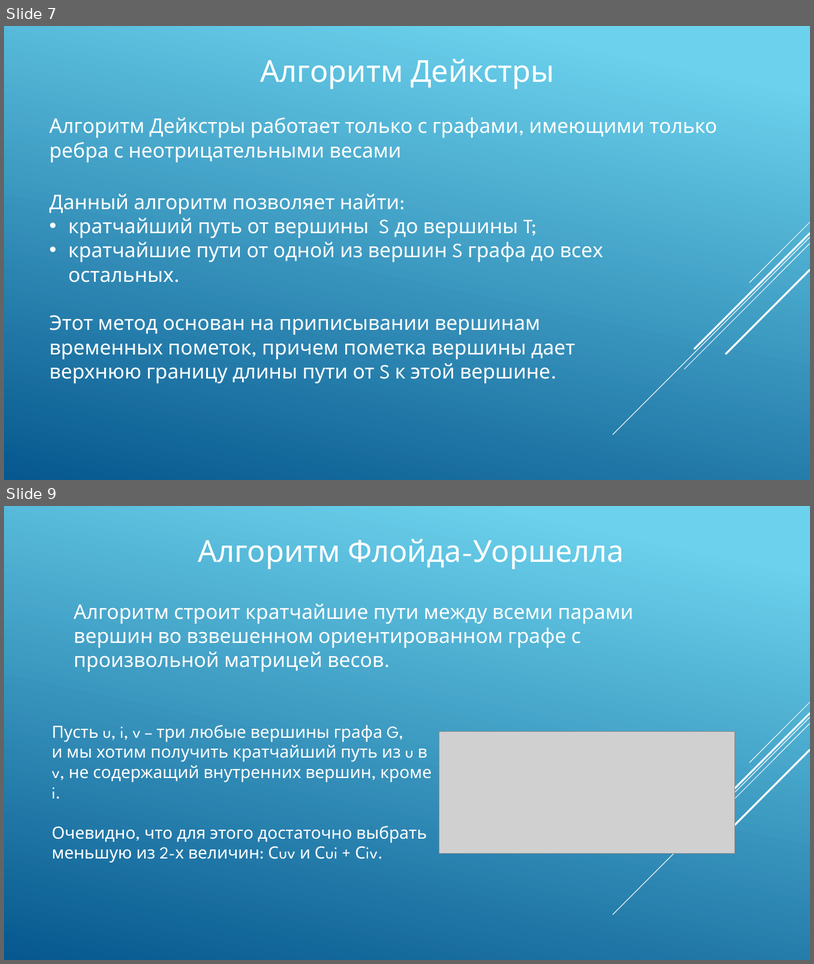
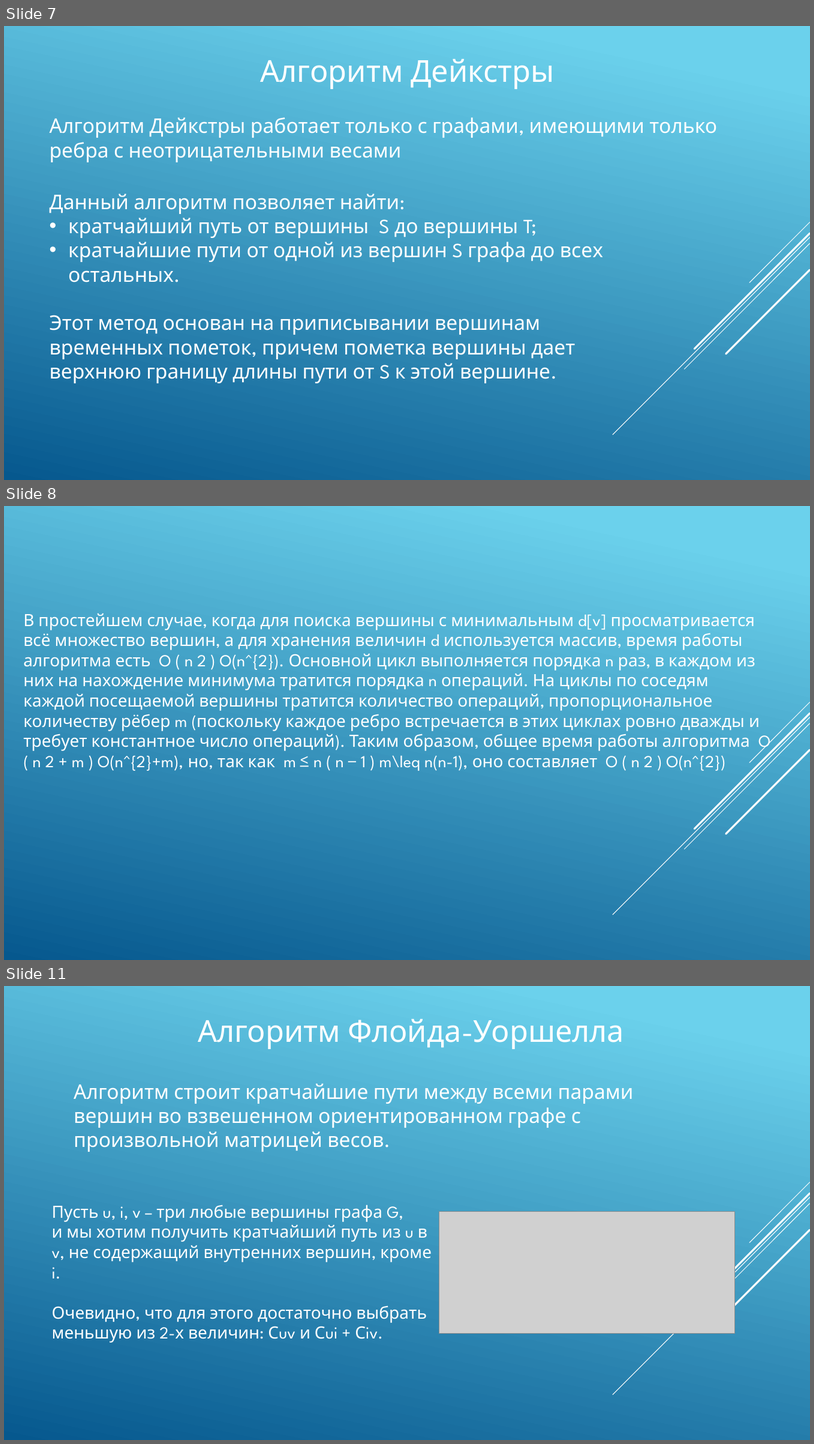
Before and after one commit to BelovitskiyDA/Shortcut, a slide deck: Shortcut.pptx. Shown one above the other, each under a label of ours: slides 7 and 9 before the commit, slides 7, 8 and 11 after it; the slides between them are not shown. The pictures are 814x964 and 814x1444 pixels, drawn with LibreOffice and Linux fonts; fonts in the diff are those of the drawing; grey boxes stand for pictures. Boxes give left, top, right and bottom in pixels: in the first picture for what was removed or moved away, otherwise in the second. Text is boxed around its words. In the diff, an @@ line names an element or a change of style, - is before the commit and + after.

```diff
--- a/Shortcut.pptx
+++ b/Shortcut.pptx
@@ slide 8 added at (4, 506, 810, 960), background gradient #6ED2EB to #06588E; not listed: 5 template elements that a slide beside it also shows @@
@@ subtitle added at (23, 613, 771, 771), 20 pt, text #FFFFFF @@
+В простейшем случае, когда для поиска вершины с минимальным d[v] просматривается всё множество вершин, а для хранения величин d используется массив, время работы алгоритма есть O ( n 2 ) O(n^{2}). Основной цикл выполняется порядка n раз, в каждом из них на нахождение минимума тратится порядка n операций. На циклы по соседям каждой посещаемой вершины тратится количество операций, пропорциональное количеству рёбер m (поскольку каждое ребро встречается в этих циклах ровно дважды и требует константное число операций). Таким образом, общее время работы алгоритма O ( n 2 + m ) O(n^{2}+m), но, так как m ≤ n ( n − 1 ) m\leq n(n-1), оно составляет O ( n 2 ) O(n^{2})
@@ what was slide 9 is now slide 11 @@
```
Also in this commit, not shown: 1 slide changed, 4 other slides added, 1 slide removed.
